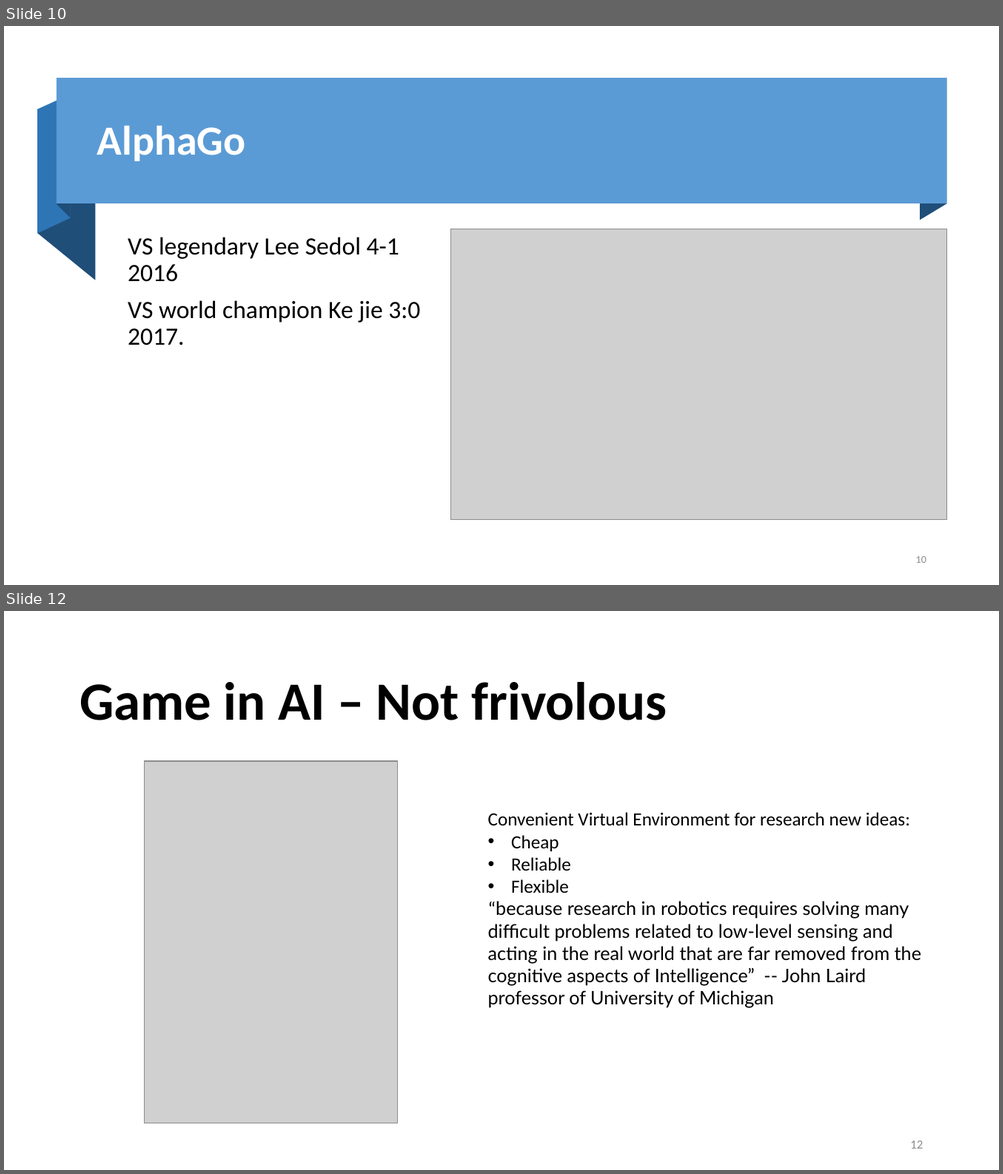
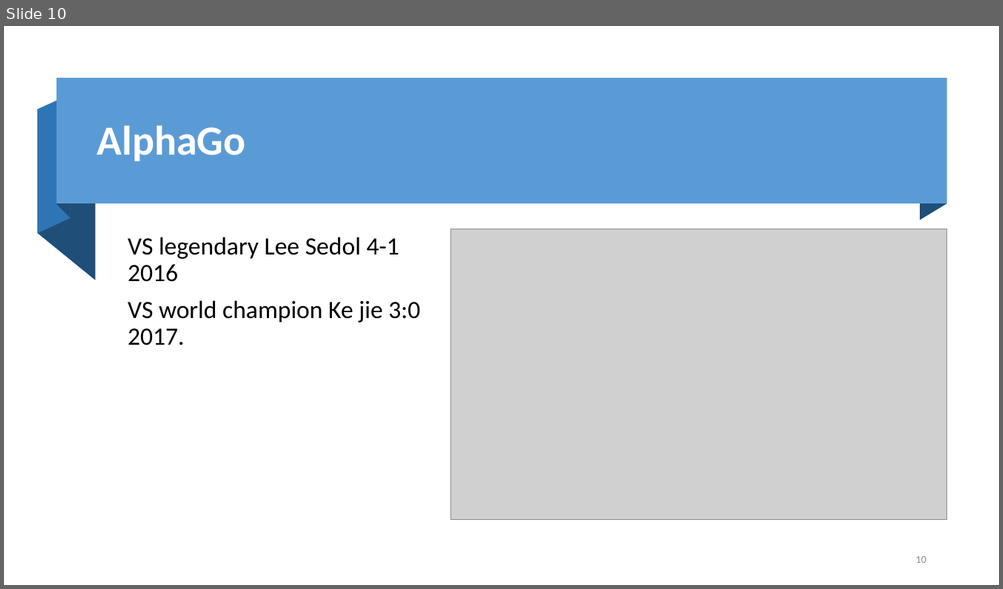
Before and after one commit to fanchuanster/uwinds, a slide deck: docs/8700AI/game in AI.pptx. Shown one above the other, each under a label of ours: slides 10 and 12 before the commit, slide 10 after it; the slides between them are not shown. The pictures are 1003x1174 and 1003x589 pixels, drawn with LibreOffice and Linux fonts; fonts in the diff are those of the drawing; grey boxes stand for pictures; background and template pictures are left out. Boxes give left, top, right and bottom in pixels: in the first picture for what was removed or moved away, otherwise in the second. Text is boxed around its words. In the diff, an @@ line names an element or a change of style, - is before the commit and + after.

```diff
--- a/docs/8700AI/game in AI.pptx
+++ b/docs/8700AI/game in AI.pptx
@@ slide 12 removed at (4,611,999,1170), background #FFFFFF @@
@@ title removed at (79,682,666,721) @@
-Game in AI – Not frivolous
@@ picture removed at (145,761,398,1124) @@
@@ text removed at (488,812,921,1008) @@
-Convenient Virtual Environment for research new ideas:
-• Cheap
-• Reliable
-• Flexible
-“because research in robotics requires solving many difficult problems related to low-level sensing and acting in the real world that are far removed from the cognitive aspects of Intelligence” -- John Laird professor of University of Michigan
@@ page number removed at (910,1141,922,1149) @@
-12
```
Also in this commit, not shown: 5 slides changed, 1 other slide removed.
